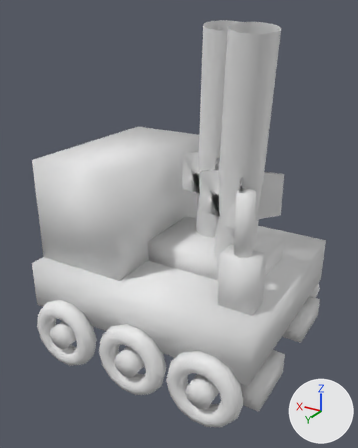
What one commit did to the OBJ model src/main/resources/assets/apexballistics/models/block/mobile_launcher.obj.
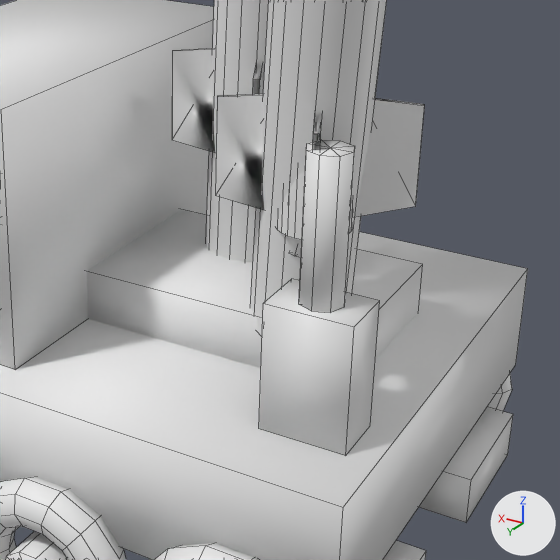
Each version appears first whole from a 50 mm lens placed at (-0.371, 1.004, 1.261), pointed at (0.504, -0.454, 0.531), and next in a close-up on the part from 32% to 95% of the width and 29% to 80% of the height. Arrows for +X, +Y and +Z are at lower right; the lights stay in place. The first two pictures are the older version. The close-ups show mesh edges as thin lines. Materials are left out; every surface is plain grey. Where no turn or scale is listed for an object, it has been applied to the vertices. Vertices at exactly the same position are counted once.

In view in the first close-up: 'mobile_launcher'.
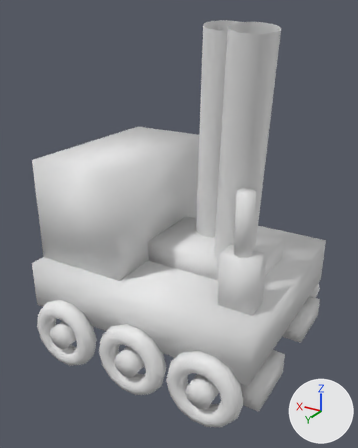
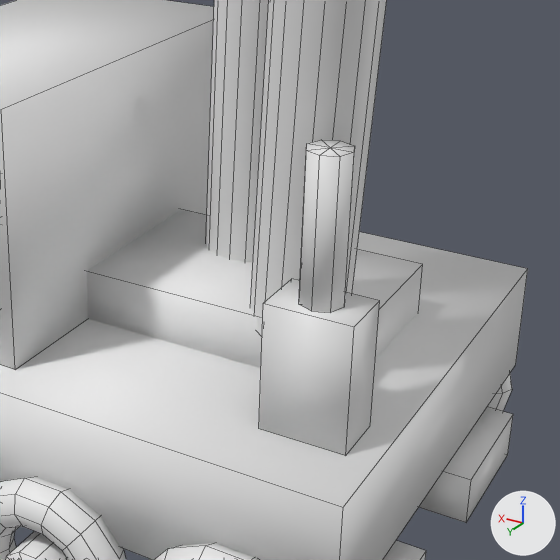
The change, as a diff of the scene's bpy script:
```diff
--- a/src/main/resources/assets/apexballistics/models/block/mobile_launcher.obj.py
+++ b/src/main/resources/assets/apexballistics/models/block/mobile_launcher.obj.py
@@ me_mobile_launcher @@
 # used by ob_mobile_launcher; location = (0.0, 0.0, 0.0)
-me_mobile_launcher.from_pydata(...)  # 1534 vertices, 1450 faces; spans x 0.04..0.98, y -0.94..-0.06, z 0.028..1.233
+me_mobile_launcher.from_pydata(...)  # 966 vertices, 966 faces; spans x 0.04..0.98, y -0.94..-0.06, z 0.028..1.233
+# me_mobile_launcher part 1: 16 loose pieces with 568 vertices, spanning x 0.101..0.499, y -0.639..-0.241, z 0.6..1.192, are deleted
```

What differs and where, as boxes [x1, y1, x2, y2] in the close-ups (560 x 560 px):
part 1 of me_mobile_launcher, deleted: before [172, 48, 424, 258]
